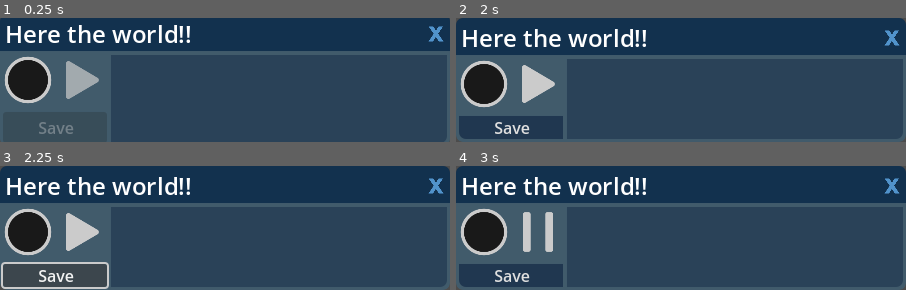
Above: before the commit, frames 1-4 (two rows, left to right).
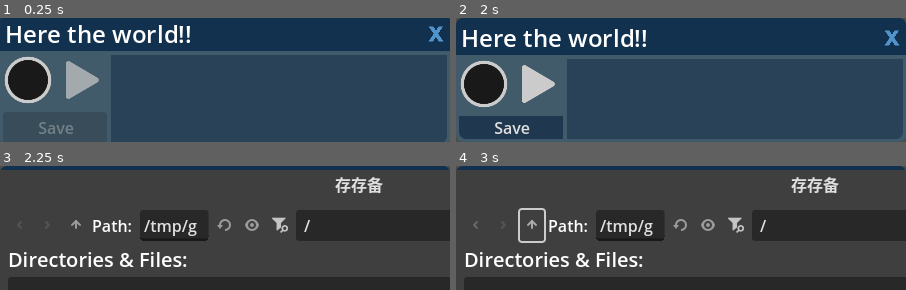
Above: after the commit, the same moments.

Repository: Aaaaaaaqua/GD_recorder
Game: Godot game, scene res://Scene/interface.tscn
Same seed, same stepped clock (60 frames per second), same inputs: the game is played once before the commit and once after it.
Inputs (mouse positions are in pixels of both pictures, inside the frame that each line leads up to):
- Up to frame 1 (0.25 s): no input
- Up to frame 2 (2 s): click (483, 80) at 0.5 s; click (483, 80) at 1.25 s
- Up to frame 3 (2.25 s): click "Save" at 2 s
- Up to frame 4 (3 s): click (537, 231) at 2.75 s

Frames 1-2 are identical in both runs. In frame 3, 95% of the frame differs, in the area x 0-100%, y 3-100%; in frame 4, 97%.

Commit message:
save and drag

Diff:
--- a/Scene/interface.tscn
+++ b/Scene/interface.tscn
@@ -49,7 +49,7 @@
 script = ExtResource("1_3q01n")
 
 [node name="Playback" type="AudioStreamPlayer" parent="."]
-volume_db = 24.0
+volume_db = 11.243
 bus = &"Record"
 
 [node name="Mic" type="AudioStreamPlayer" parent="."]
@@ -121,6 +121,7 @@
 script = ExtResource("5_1u6j5")
 
 [connection signal="finished" from="Playback" to="." method="_on_playback_finished"]
+[connection signal="gui_input" from="VBox/TitleBar" to="." method="_on_title_bar_gui_input"]
 [connection signal="pressed" from="VBox/TitleBar/HBox/ExitButton" to="." method="_on_exit_button_pressed"]
 [connection signal="pressed" from="VBox/HBox/HFlowContainer/Record" to="." method="_on_record_pressed"]
 [connection signal="pressed" from="VBox/HBox/HFlowContainer/Play" to="." method="_on_play_pressed"]
--- a/Script/interface.gd
+++ b/Script/interface.gd
@@ -4,6 +4,7 @@
 @onready var save: Button = $VBox/HBox/HFlowContainer/Save
 @onready var specturm: PanelContainer = $VBox/HBox/Specturm
 @onready var playback: AudioStreamPlayer = $Playback
+@onready var mic: AudioStreamPlayer = $Mic
 
 const PATH_ICON: String = "res://Icon/%s"
 const ICON_RECORDING: Texture2D = preload(PATH_ICON % "recording.svg")
@@ -13,6 +14,10 @@
 
 var effect: AudioEffectRecord
 var recording: AudioStreamWAV
+var path_last_save: String
+
+var is_dragging: bool = false
+var mouse_offset: Vector2 = Vector2.ZERO
 
 # Called when the node enters the scene tree for the first time.
 func _ready() -> void:
@@ -26,7 +31,8 @@
 
 # Called every frame. 'delta' is the elapsed time since the previous frame.
 func _process(delta: float) -> void:
-	pass
+	if is_dragging:
+		get_window().position += Vector2i(get_global_mouse_position() - mouse_offset)
 
 
 func _on_exit_button_pressed() -> void:
@@ -37,7 +43,7 @@
 	if effect.is_recording_active():
 		recording = effect.get_recording()
 		effect.set_recording_active(false)
-		# $Mic.stop()
+		#$Mic.stop()
 		print("Recording stopped")
 		print("Recording data length: ", recording.data.size())
 		print("First few bytes: ", recording.data.slice(0, 10))
@@ -54,7 +60,7 @@
 
 
 	else:
-		# $Mic.play()
+		#$Mic.play()
 		effect.set_recording_active(true)
 		print("Recording started")
 		record.texture_normal = ICON_RECORDING
@@ -92,14 +98,37 @@
 
 func _on_saved(a_file_path: String) -> void:
 	# save wav file and path
-	pass
+	recording.save_to_wav(a_file_path)
+	path_last_save = a_file_path
 
 func _on_save_pressed() -> void:
+	var l_dialog: FileDialog = FileDialog.new()
+
+	l_dialog.title = "存存备"
+	l_dialog.file_mode = FileDialog.FILE_MODE_SAVE_FILE
+	l_dialog.access = FileDialog.ACCESS_FILESYSTEM
+	l_dialog.use_native_dialog = true
+	l_dialog.filters = ["*.wav"]
+	if path_last_save != "":
+		l_dialog.current_path = path_last_save
 	# first open dialog
 	# If file saved is pressed, run _on_saved()
-	pass # Replace with function body.
-
+	l_dialog.file_selected.connect(_on_saved)
+	add_child(l_dialog)
+	l_dialog.popup_centered()
 
 func _on_playback_finished() -> void:
 	print("Playback finished")
 	play.texture_normal = ICON_PLAY
+
+
+func _on_title_bar_gui_input(event: InputEvent) -> void:
+	# if dragging
+	# save mouse position
+	if event is InputEventMouseButton:
+		if(event as InputEventMouseButton).button_index == 1:
+			if is_dragging and event.is_pressed():
+				is_dragging = true
+				mouse_offset = get_global_mouse_position()
+			elif !event.is_pressed():
+				is_dragging = false
--- a/project.godot
+++ b/project.godot
@@ -17,6 +17,7 @@
 config/description="lu lu lu lu lu shi jian dao le"
 config/version="1.0"
 run/main_scene="uid://ibdwq7kbqw0x"
+run/enable_alt_space_menu=true
 config/use_custom_user_dir=true
 config/custom_user_dir_name="gd_recorder"
 config/features=PackedStringArray("4.4", "Forward Plus")
Not shown, added: test/1.wav.import
Not shown, added: test/2.wav.import
Not shown, added: test/3.wav.import
Not shown, added: test/1.wav
Not shown, added: test/2.wav
Not shown, added: test/3.wav
